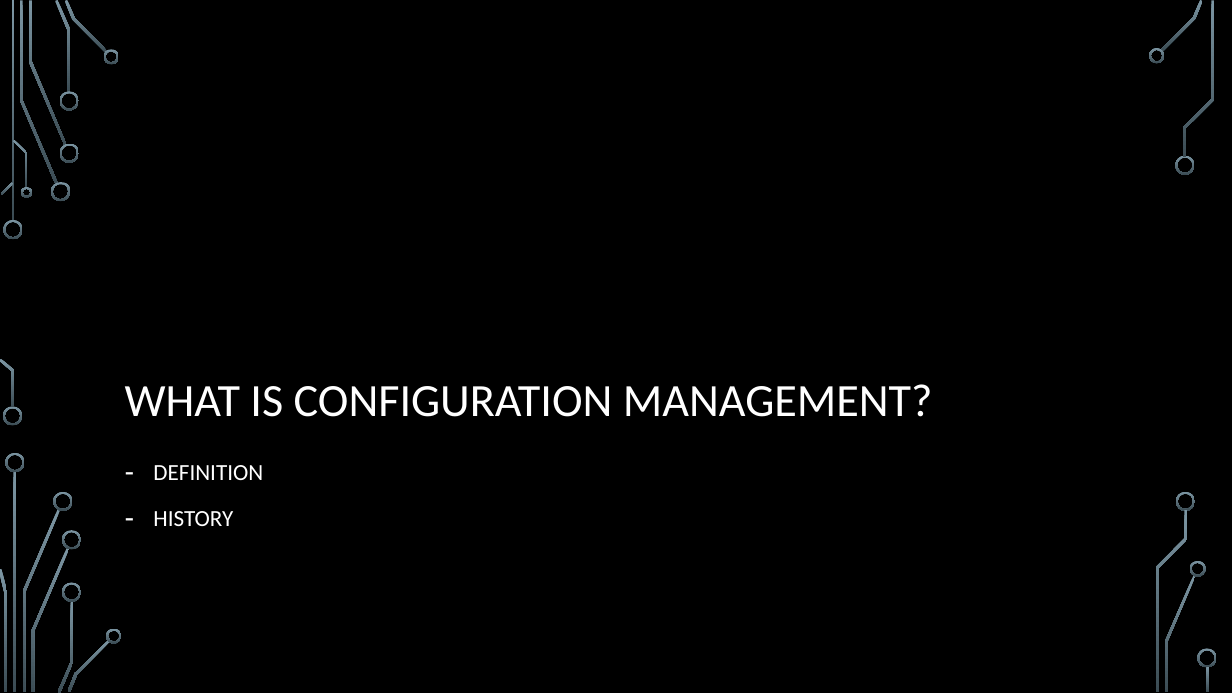
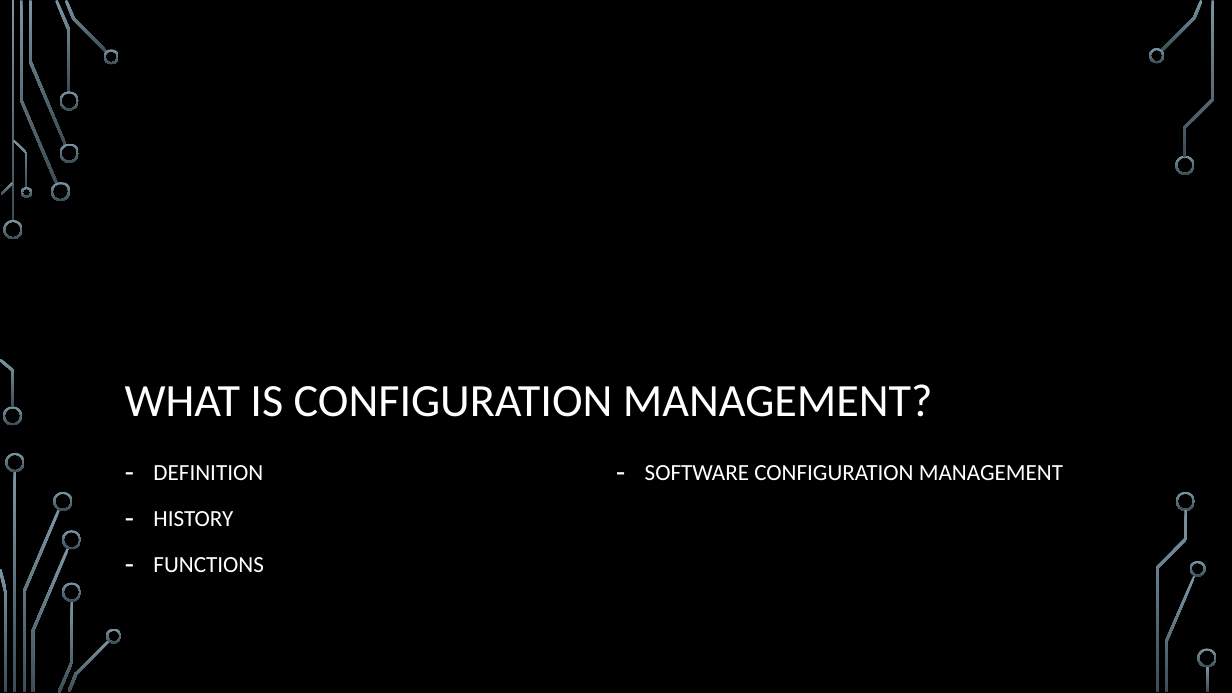
Before and after one commit to ChrisIrvine/SysEng-CM-Report, a slide deck: slide 3 of presentation/presentation.pptx. Drawn at 1232x693 pixels with LibreOffice and Linux fonts; fonts in the diff are those of the drawing; background and template pictures are left out. Boxes give left, top, right and bottom in pixels: in the first picture for what was removed or moved away, otherwise in the second. Text is boxed around its words. In the diff, an @@ line names an element or a change of style, - is before the commit and + after.

```diff
--- a/presentation/presentation.pptx
+++ b/presentation/presentation.pptx
@@ text "DEFINITION" at [153, 465, 1063, 572]: columns 1 to 2 @@
@@ text at [153, 465, 1063, 572]: paragraphs added @@
+– FUNCTIONS
+– SOFTWARE CONFIGURATION MANAGEMENT
```
Also in this commit, not shown: 2 other slides changed, 11 slides added, 1 other file.
